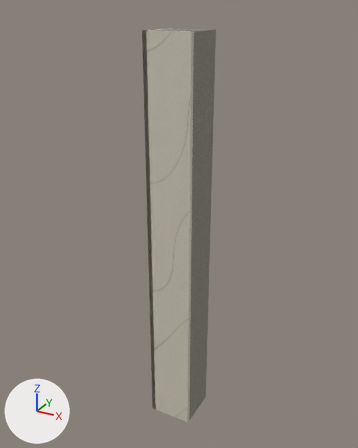
A saved change to the glTF model assets/production/oath-09/architecture/modules/inside-corner/lod2.glb.
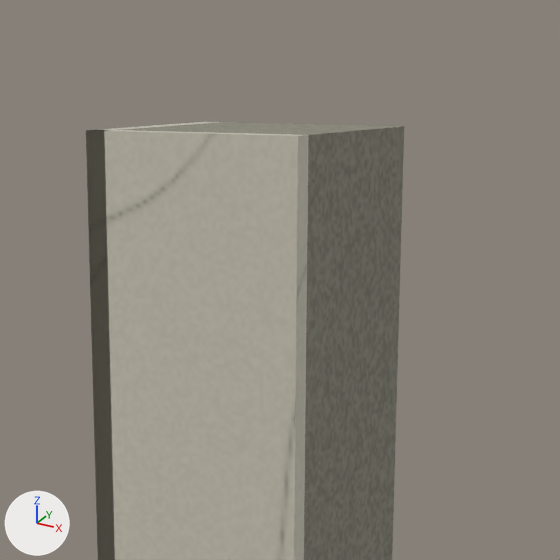
The first picture shows the older version from a 50 mm camera at (1.82, -2.83, 3.29) aimed at (0.14, 0.23, 1.76). The close-ups show the older and then the newer version on the part from 34% to 70% of the width and 0% to 29% of the height of that picture. Only the edits that show in the close-ups are written down. Every picture has the same lights, and +X, +Y and +Z are marked at lower left.

Names of what the first close-up shows: 'Corner bearing return', 'Mitered marble corner facing', 'Mitered marble corner facing.001'.
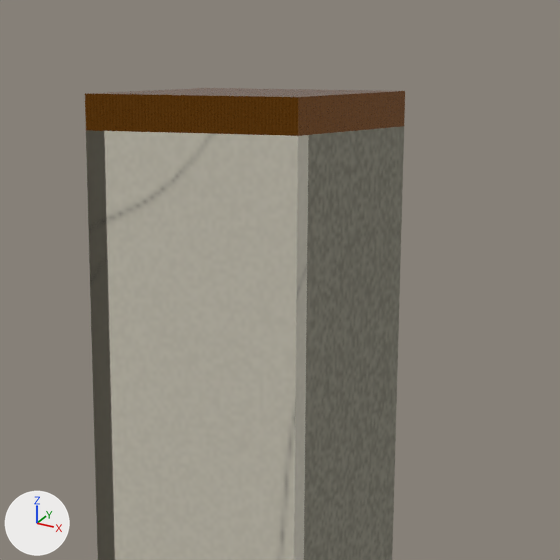
Edits to the bpy script that builds the scene:
```text
Add img_bronze_normal:
    img_bronze_normal = load_image('bronze_normal', '_unpacked/bronze_normal', 512, 512, 'Non-Color')
Add img_bronze_basecolor:
    img_bronze_basecolor = load_image('bronze_basecolor', '_unpacked/bronze_basecolor', 512, 512, 'sRGB')
Add img_bronze_metallic_bronze_roughness:
    img_bronze_metallic_bronze_roughness = load_image('bronze_metallic-bronze_roughness', '_unpacked/bronze_metallic-bronze_roughness', 512, 512, 'Non-Color')
Add mat_bronze:
    mat_bronze = bpy.data.materials.new('bronze')
    # uses the picture img_bronze_basecolor
    # uses the picture img_bronze_metallic_bronze_roughness
    # uses the picture img_bronze_normal
Add me_cube_013:
    me_cube_013.from_pydata(...)  # a box spanning x -0.175..0.175, y -0.175..0.175, z -0.025..0.025
    me_cube_013.materials.append(mat_bronze)
Add ob_lod2__corner_bronze_seat_001:
    ob_lod2__corner_bronze_seat_001 = bpy.data.objects.new('LOD2__Corner bronze seat.001', me_cube_013)
    ob_lod2__corner_bronze_seat_001.location = (0.175, 0.175, 3.175)
```

Where the change shows, as pixel boxes [x1, y1, x2, y2] in the close-ups (560 x 560 px):
'LOD2__Corner bronze seat.001', added (brown)
    after: [85, 88, 405, 136]
